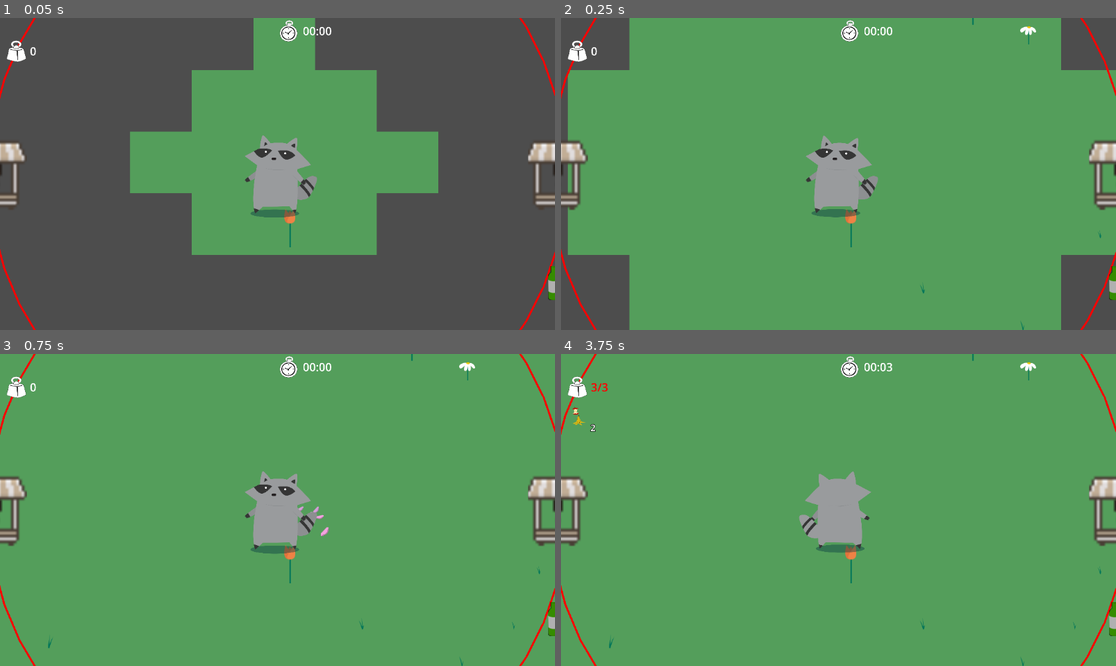
Above: before the commit, frames 1-4 (two rows, left to right).
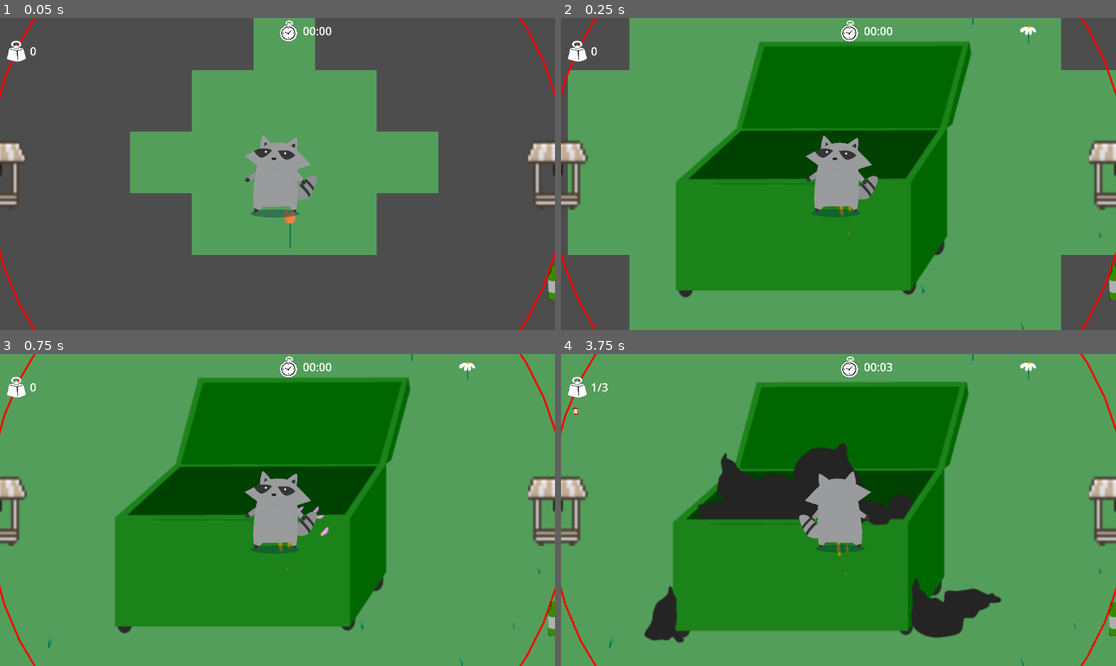
Above: after the commit, the same moments.

Repository: Lu-ni/upsi-jam-6
Game: Godot game, scene res://scenes/World.tscn
Two runs of this game, one before a commit and one after it. Both use one fixed random seed, a clock stepped at 60 frames per second and the inputs below. The engine's default icon, where the game draws it, is replaced by a stand-in: a white triangle on a blue panel in a dark square.
Inputs (mouse positions are in pixels of both pictures, inside the frame that each line leads up to):
- Up to frame 1 (0.05 s): no input
- Up to frame 2 (0.25 s): no input
- Up to frame 3 (0.75 s): tap Enter at 0.5 s; move the mouse to (399, 494) at 0.52 s; hold Right (shop_right) from 0.53 s (still down); tap E (petals) at 0.6 s
- Up to frame 4 (3.75 s): tap Down (shop_buy) at 0.77, 1.52, 3.02 s; move the mouse to (727, 525) at 1.27 s; release Right (shop_right) at 1.28 s; hold S (ui_down) 1.28-2.03 s; tap O at 1.35 s; move the mouse to (894, 441) at 2.02 s; hold Right (shop_right) 2.03-2.78 s; tap P at 2.1 s; tap Space at 2.75 s; move the mouse to (810, 572) at 2.77 s; hold W (ui_up) 2.78-3.53 s; tap X at 2.85 s; move the mouse to (1005, 556) at 3.52 s; hold Left (shop_left) from 3.53 s (still down); tap R at 3.6 s

Frame 1 is identical in both runs. In frame 2, 33% of the frame differs, in the area x 20-74%, y 7-90%; in frame 3, 33%; in frame 4, 35%, in the area x 2-80%, y 8-93%.
Error before the commit: Parse Error: Function "_ready" has the same name as a previously declared function. (res://scripts/heap_of_garbage.gd:22)

Commit message:
implemented cooldown on trash collector

Diff:
--- a/scripts/heap_of_garbage.gd
+++ b/scripts/heap_of_garbage.gd
@@ -1,6 +1,7 @@
 extends Node2D
 
 @export var pickup_range: int
+@export var cooldown: float = 500.0
 
 var timer: int = GameInfo.throw_trash_time
 
@@ -14,13 +15,11 @@
 func _ready() -> void:
 	Signals.trash_added.connect(update_bin)
 	Signals.trash_removed.connect(update_bin)
+	Signals.stat_upgraded.connect(_on_stat_upgraded)
 	update_bin()
 
 func _draw() -> void:
 	draw_circle(Vector2.ZERO, pickup_range, Color.CORNFLOWER_BLUE, false, 5)
-
-func _ready() -> void:
-	Signals.stat_upgraded.connect(_on_stat_upgraded)
 
 func _on_stat_upgraded(stat: int, amount: float) -> void:
 	match stat:
@@ -48,6 +47,7 @@
 func get_player():
 	player = get_tree().get_first_node_in_group("player")
 
+
 func remove_player_loot():
 	if player == null or PlayerInfo.inventory.size() <= 0:
 		return
@@ -70,7 +70,7 @@
 		sprite,
 		"global_position",
 		global_position,
-		0.5
+		(cooldown/1000)
 	).set_trans(Tween.TRANS_QUAD).set_ease(Tween.EASE_OUT)
 
 	# spin while moving
@@ -78,20 +78,20 @@
 		sprite,
 		"scale",
 		Vector2(1.5,1.5), # two full spins
-		0.2
+		(cooldown/1000) * 0.4
 	)
 	tween.parallel().tween_property(
 		sprite,
 		"rotation_degrees",
 		randi() % 240 - 120, # two full spins
-		0.5
+		(cooldown/1000)
 	)
 	tween.parallel().tween_property(
 		sprite,
 		"scale",
 		Vector2(0.5,0.5), # two full spins
-		0.3
-	).set_delay(0.25)
+		(cooldown/1000)*0.6
+	).set_delay((cooldown/1000)*0.4)
 
 	tween.tween_callback(on_trash_land)
 
